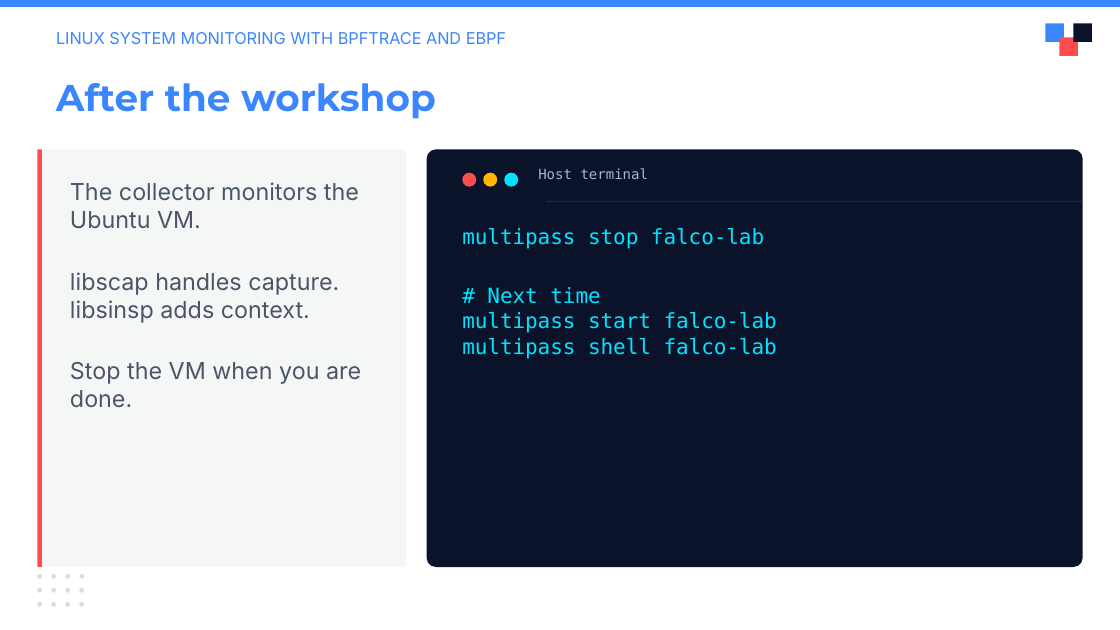
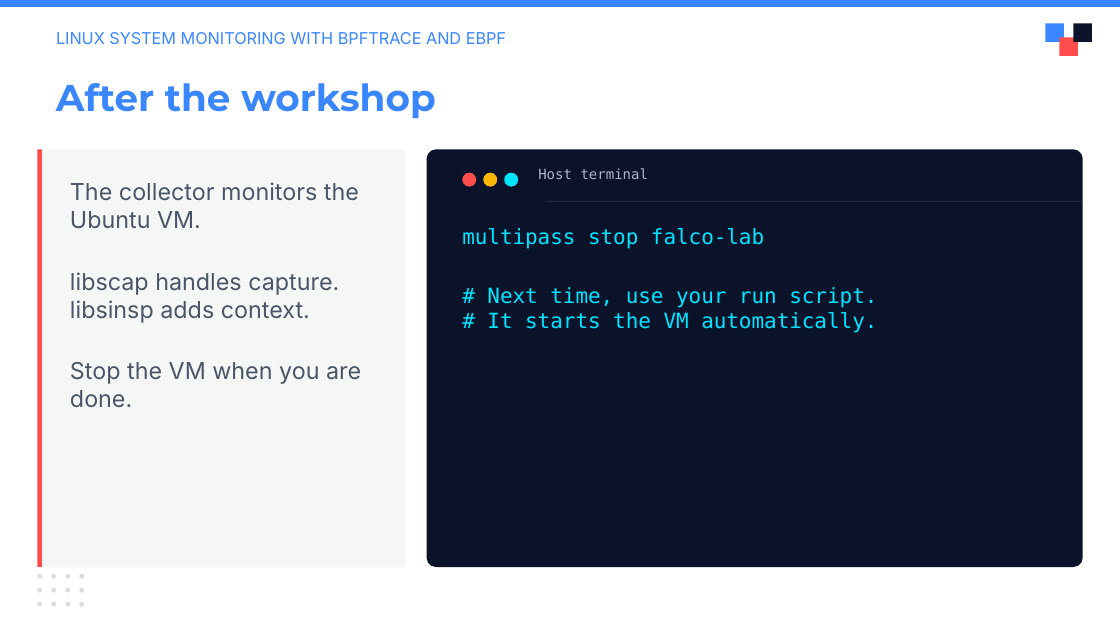
Before and after one commit to julianshalaby-perj/falco-libs-workshop, a slide deck: slide 14 of presentation/falco-libs-intro.pptx. Drawn at 1120x630 pixels with LibreOffice and Linux fonts; fonts in the diff are those of the drawing; background and template pictures are left out. Boxes give left, top, right and bottom in pixels: in the first picture for what was removed or moved away, otherwise in the second. Text is boxed around its words. In the diff, an @@ line names an element or a change of style, - is before the commit and + after.

```diff
--- a/presentation/falco-libs-intro.pptx
+++ b/presentation/falco-libs-intro.pptx
@@ text at (x1=487, y1=287, x2=877, y2=333): text changed @@
-# Next time
-multipass start falco-lab
-multipass shell falco-lab
+# Next time, use your run script.
+# It starts the VM automatically.
```
Also in this commit, not shown: 9 other slides changed.
